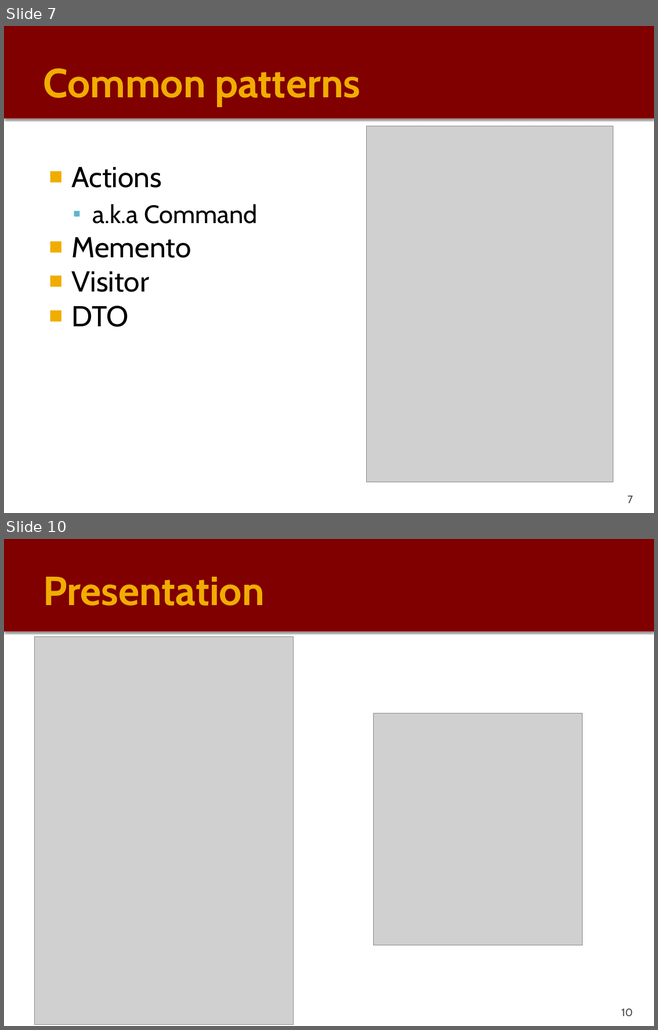
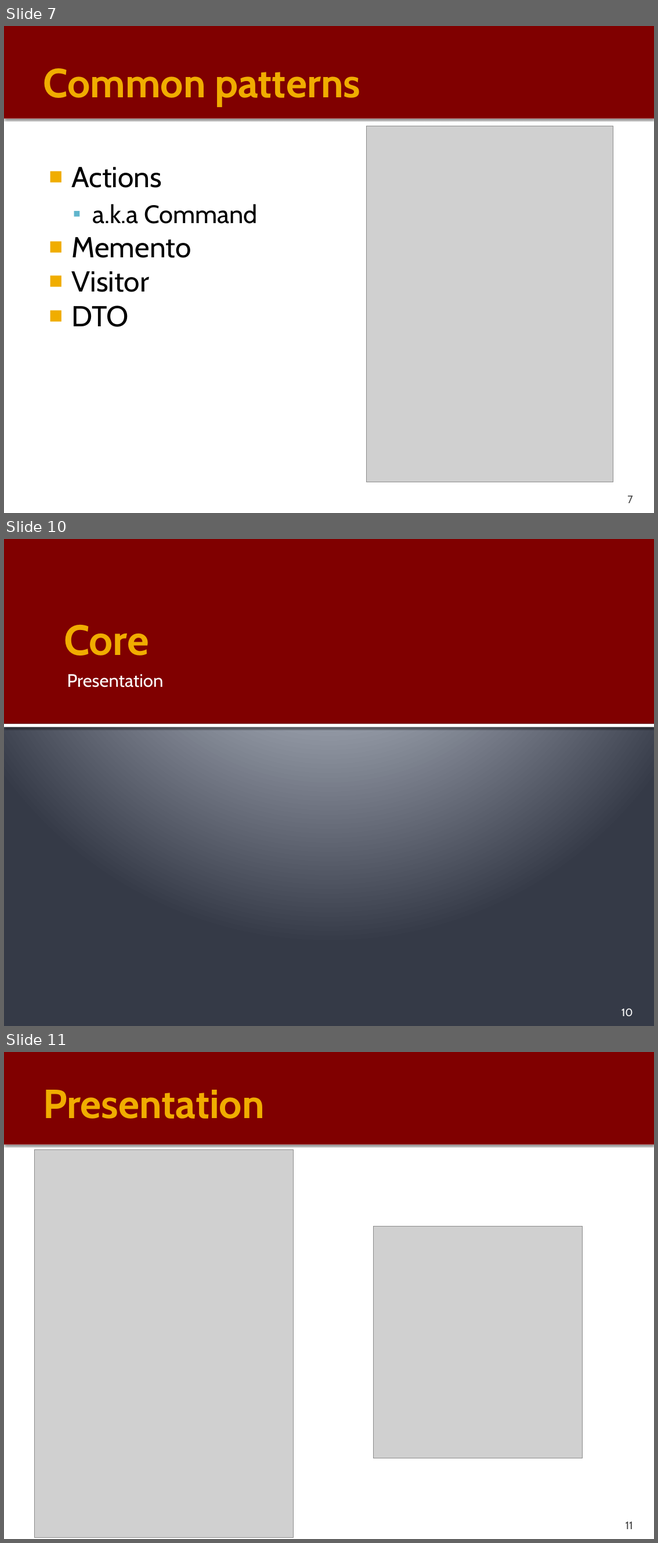
Before and after one commit to PauloGandraSousa/eapliframework, a slide deck: documentation/eapli.framework-Tech-Description.pptx. Shown one above the other, each under a label of ours: slides 7 and 10 before the commit, slides 7, 10 and 11 after it; the slides between them are not shown. The pictures are 658x1030 and 658x1543 pixels, drawn with LibreOffice and Linux fonts; fonts in the diff are those of the drawing; grey boxes stand for pictures. Boxes give left, top, right and bottom in pixels: in the first picture for what was removed or moved away, otherwise in the second. Text is boxed around its words. In the diff, an @@ line names an element or a change of style, - is before the commit and + after.

```diff
--- a/documentation/eapli.framework-Tech-Description.pptx
+++ b/documentation/eapli.framework-Tech-Description.pptx
@@ slide 10 added at box(4, 539, 654, 1026), background gradient #C1C5D3 to #BFC4D2 to #353B47 @@
@@ rectangle added at box(4, 539, 654, 724), fill #800000 @@
@@ title added at box(64, 625, 149, 656), 47 pt, text #F0AD00, bold @@
+Core
@@ text added at box(67, 674, 164, 687), 20 pt, text #FFFFFF @@
+Presentation
@@ rectangle added at box(4, 724, 654, 727), fill #FFFFFF @@
@@ page number added at box(621, 1008, 633, 1016), 12 pt, text #FFFFFF @@
+10
@@ what was slide 10 is now slide 11 @@
@@ page number at box(625, 1522, 633, 1529): text changed @@
-10
+11
```
Also in this commit, not shown: 3 slides changed, 3 other files.
